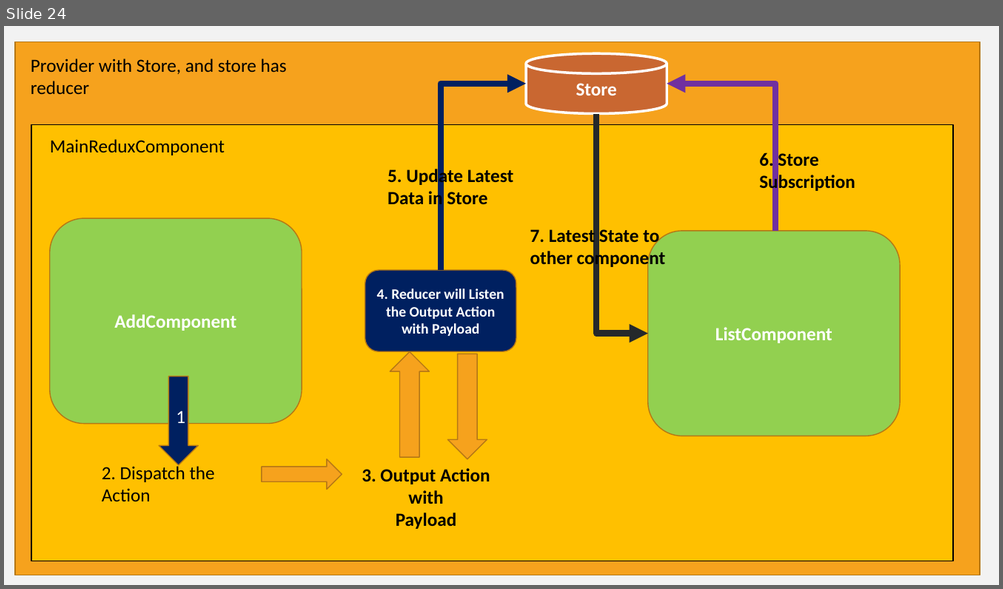
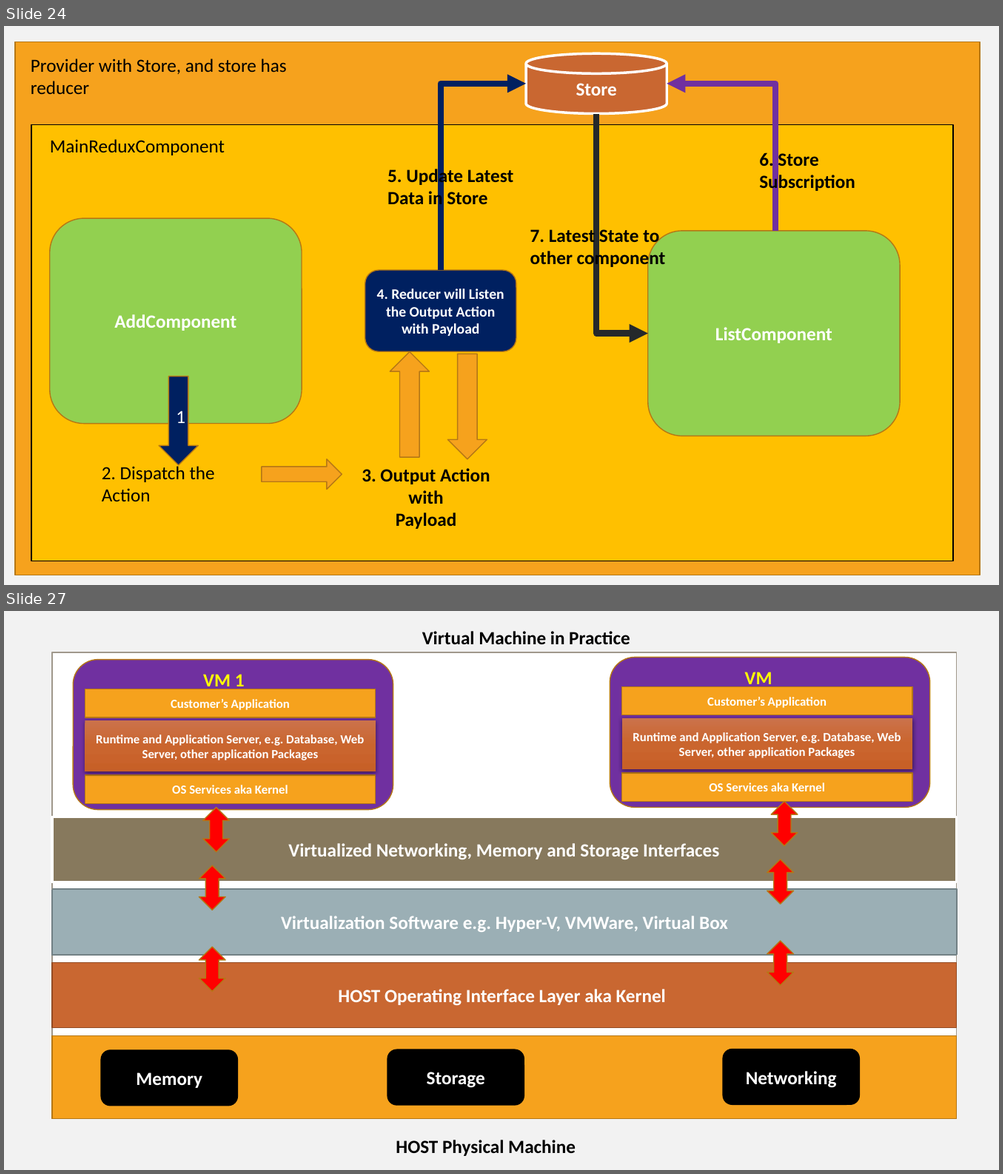
Before and after one commit to Vanshika3003/blaz_march_22, a slide deck: training_images.pptx. Shown one above the other, each under a label of ours: slide 24 before the commit, slides 24 and 27 after it; the slides between them are not shown. The pictures are 1003x589 and 1003x1174 pixels, drawn with LibreOffice and Linux fonts; fonts in the diff are those of the drawing. Boxes give left, top, right and bottom in pixels: in the first picture for what was removed or moved away, otherwise in the second. Text is boxed around its words. In the diff, an @@ line names an element or a change of style, - is before the commit and + after.

```diff
--- a/training_images.pptx
+++ b/training_images.pptx
@@ slide 27 added at box(4, 611, 999, 1170), background #F2F2F2 @@
@@ text added at box(422, 631, 630, 644), 18 pt, text #000000, bold @@
+Virtual Machine in Practice
@@ rectangle added at box(53, 652, 957, 1119), fill #FFFFFF, outline #A0988C 1 pt @@
@@ rounded rectangle added at box(73, 660, 392, 809), fill #7030A0, outline #B67815 1 pt @@
@@ text added at box(203, 674, 244, 692), 18 pt, text #FFFF00, bold @@
+VM 1
@@ rounded rectangle added at box(610, 658, 930, 807), fill #7030A0, outline #B67815 1 pt @@
@@ text added at box(745, 672, 772, 689), 18 pt, text #FFFF00, bold @@
+VM
@@ rectangle added at box(85, 689, 375, 718), fill #F6A21D, outline #B67815 1 pt, 12 pt, text #FFFFFF, bold @@
+Customer’s Application
@@ rectangle added at box(622, 687, 912, 715), fill #F6A21D, outline #B67815 1 pt, 12 pt, text #FFFFFF, bold @@
+Customer’s Application
@@ rectangle added at box(85, 721, 375, 772), fill gradient #CC734B to #CB662F to #C86128, 12 pt, text #FFFFFF, bold @@
+Runtime and Application Server, e.g. Database, Web Server, other application Packages
@@ rectangle added at box(622, 718, 912, 769), fill gradient #CC734B to #CB662F to #C86128, 12 pt, text #FFFFFF, bold @@
+Runtime and Application Server, e.g. Database, Web Server, other application Packages
@@ rectangle added at box(85, 775, 375, 803), fill #F6A21D, outline #B67815 1 pt, 12 pt, text #FFFFFF, bold @@
+OS Services aka Kernel
@@ rectangle added at box(622, 773, 912, 801), fill #F6A21D, outline #B67815 1 pt, 12 pt, text #FFFFFF, bold @@
+OS Services aka Kernel
@@ up down arrow added at box(203, 807, 229, 852), fill #FF0000, outline #B67815 1 pt @@
@@ up down arrow added at box(771, 801, 797, 846), fill #FF0000, outline #B67815 1 pt @@
@@ rectangle added at box(53, 817, 957, 883), fill #87795D, outline #FFFFFF 2.5 pt, 18 pt, text #FFFFFF, bold @@
+Virtualized Networking, Memory and Storage Interfaces
@@ up down arrow added at box(199, 866, 225, 910), fill #FF0000, outline #B67815 1 pt @@
@@ up down arrow added at box(767, 860, 794, 904), fill #FF0000, outline #B67815 1 pt @@
@@ rectangle added at box(53, 890, 957, 956), fill #9BAFB5, outline #738186 1 pt, 18 pt, text #FFFFFF, bold @@
+Virtualization Software e.g. Hyper-V, VMWare, Virtual Box
@@ rectangle added at box(53, 889, 957, 955), fill #9BAFB5, outline #738186 1 pt, 18 pt, text #FFFFFF, bold @@
+Virtualization Software e.g. Hyper-V, VMWare, Virtual Box
@@ up down arrow added at box(767, 941, 794, 985), fill #FF0000, outline #B67815 1 pt @@
@@ rectangle added at box(53, 963, 957, 1029), fill #C96731, outline #954C24 1 pt, 18 pt, text #FFFFFF, bold @@
+HOST Operating Interface Layer aka Kernel
@@ up down arrow added at box(199, 948, 225, 992), fill #FF0000, outline #B67815 1 pt @@
@@ rectangle added at box(53, 1037, 957, 1119), fill #F6A21D, outline #B67815 1 pt @@
@@ rounded rectangle added at box(101, 1051, 238, 1105), fill #000000, outline #000000 1 pt, 18 pt, text #FFFFFF, bold @@
+Memory
@@ rounded rectangle added at box(387, 1050, 524, 1105), fill #000000, outline #000000 1 pt, 18 pt, text #FFFFFF, bold @@
+Storage
@@ rounded rectangle added at box(723, 1050, 859, 1105), fill #000000, outline #000000 1 pt, 18 pt, text #FFFFFF, bold @@
+Networking
@@ text added at box(395, 1140, 575, 1156), 18 pt, text #000000, bold @@
+HOST Physical Machine
```
Also in this commit, not shown: 3 other slides added, 1 other file.
